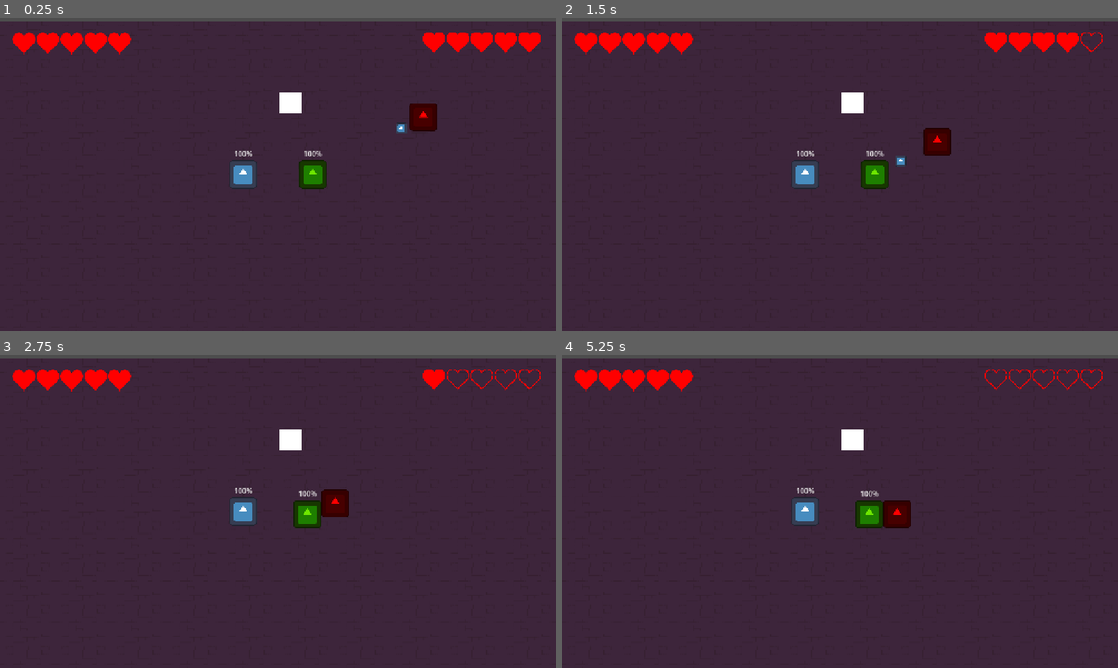
Above: before the commit, frames 1-4 (two rows, left to right).
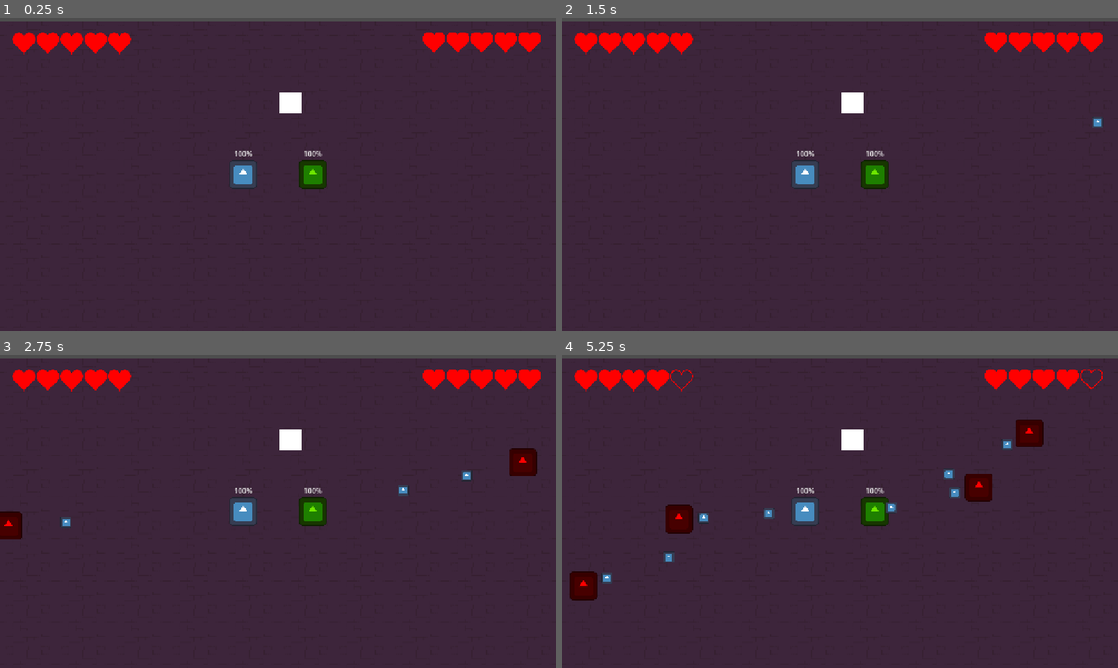
Above: after the commit, the same moments.

Repository: Herovero/CandlesOut
Game: Godot game, scene res://Scenes/main.tscn
Two runs of this game, one before a commit and one after it. Both use one fixed random seed, a clock stepped at 60 frames per second and the inputs below. The engine's default icon, where the game draws it, is replaced by a stand-in: a white triangle on a blue panel in a dark square.
Inputs:
- Up to frame 1 (0.25 s): no input
- Up to frame 2 (1.5 s): no input
- Up to frame 3 (2.75 s): no input
- Up to frame 4 (5.25 s): no input

The runs differ from the first frame. In frame 1, 0.5% of the frame differs, in the area x 71-79%, y 27-37%; in frame 2, 0.7%; in frame 3, 2.4%; in frame 4, 3.7%, in the area x 1-93%, y 4-79%.

Commit message:
chore: main

Diff:
--- a/Scenes/main.tscn
+++ b/Scenes/main.tscn
@@ -1,9 +1,9 @@
 [gd_scene format=4 uid="uid://b4jda3svu4fmh"]
 
 [ext_resource type="PackedScene" uid="uid://c4sy607bwof83" path="res://Scenes/player.tscn" id="1_jjgbg"]
-[ext_resource type="PackedScene" path="res://Scenes/item1.tscn" id="1_jjvhh"]
+[ext_resource type="PackedScene" uid="uid://d4mmodq5hen4l" path="res://Scenes/item1.tscn" id="1_jjvhh"]
 [ext_resource type="PackedScene" uid="uid://cqbq35ef7qsmd" path="res://Scenes/heart.tscn" id="2_8gbba"]
-[ext_resource type="PackedScene" uid="uid://dxnyakx10q5kf" path="res://Scenes/enemy_test.tscn" id="2_bo1nx"]
+[ext_resource type="PackedScene" uid="uid://ct8trhua4tgaq" path="res://Scenes/Spawner.tscn" id="5_21xkr"]
 [ext_resource type="Texture2D" uid="uid://biv8vykh0s88f" path="res://Assets/2D Pixel Dungeon Asset Pack/character and tileset/Dungeon_Tileset.png" id="5_kry3j"]
 
 [sub_resource type="TileSetAtlasSource" id="TileSetAtlasSource_21xkr"]
@@ -166,14 +166,14 @@
 offset_bottom = 287.0
 my_player_id = "p2_"
 
-[node name="Enemy" parent="." unique_id=1685618765 instance=ExtResource("2_bo1nx")]
-position = Vector2(357, -144)
-
 [node name="TileMapLayer" type="TileMapLayer" parent="." unique_id=184758336]
 z_index = -1
 scale = Vector2(2, 2)
 tile_map_data = PackedByteArray("AADs//X/AAAGAAAAAADs//b/AAAGAAEAAADs//f/AAAGAAIAAADt//X/AAAHAAAAAADt//b/AAAHAAEAAADt// …(14640 unchanged characters)…
 tile_set = SubResource("TileSet_6bp64")
 
+[node name="Spawner" parent="." unique_id=1677051792 instance=ExtResource("5_21xkr")]
+position = Vector2(-19, 26)
+
 [editable path="Player1"]
 [editable path="Player2"]
